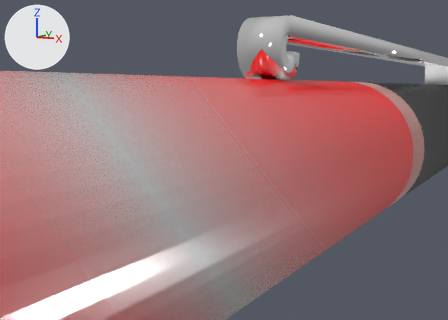
One commit to the Blender file Models/Pen.blend: the scene before it, then after it.
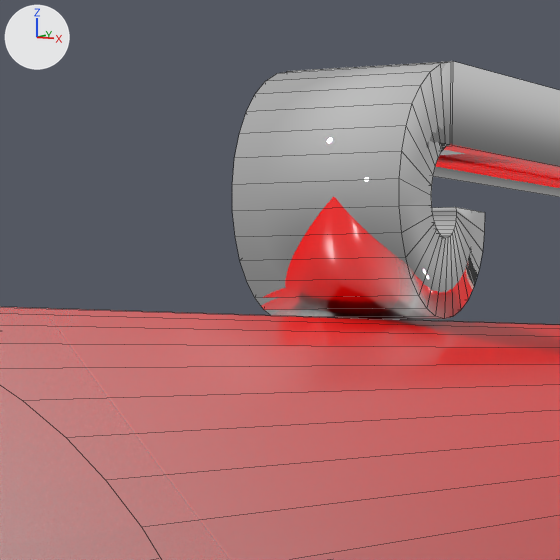
Each version appears first from a camera (50 mm lens) standing at (0.115, -0.4555, 0.8914) and looking at (-0.0147, -0.2137, 0.8598), and next in a close-up on the part from 40% to 71% of the width and 0% to 43% of the height. The lights are fixed; the arrows at upper left show +X, +Y and +Z. The close-ups show mesh edges as thin lines.

Names of what the first close-up shows: 'Clip', 'Clip Ring', 'Main Body'.
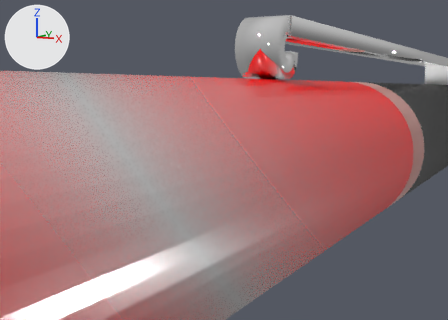
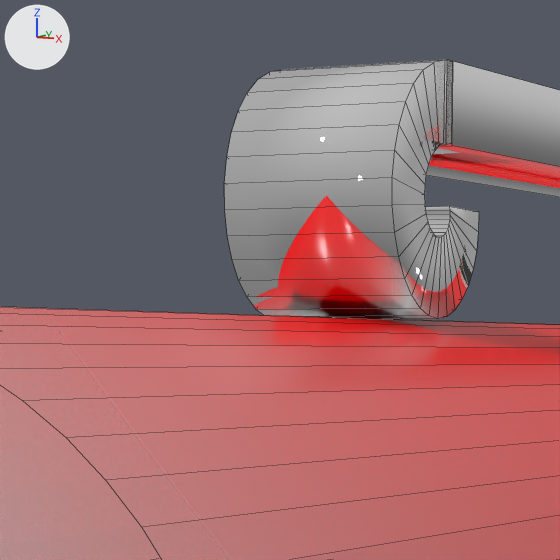
Location of each change, (x1, y1, x2, y2) in pixels of the close-ups (560 x 560 px):
```json
{"object": "Clip Ring", "change": "moved", "before": [232, 62, 485, 319], "after": [224, 61, 479, 319]}
{"object": "Clip.001", "change": "added", "after": [281, 60, 453, 145]}
```

Edits to the scene script, one JSON object a line:
```json
{"op": "add", "block": "me_cube_000", "code": ["me_cube_000 = bpy.data.meshes.new('Cube.000')", "me_cube_000.from_pydata([(-0.01, 0.344, -0.004), (-0.01, 0.344, 0.004), (-0.01, -0.21, -0.005), (-0.01, -0.21, 0.004), (0.01, 0.344, -0.004), (0.01, 0.344, 0.004), (0.01, -0.21, -0.005), (0.01, -0.21, 0.004)], [], [(0, 1, 3, 2), (6, 7, 5, 4), (4, 5, 1, 0), (2, 6, 4, 0), (7, 3, 1, 5), (2, 3, 7, 6)])", "me_cube_000.polygons.foreach_set('use_smooth', [True] * 6)", "me_cube_000.materials.append(mat_holder_material)"]}
{"op": "set", "path": "ob_clip_ring.location", "old": "(-0.0001, -0.2009, 0.9057)", "new": "(-0.0001, -0.2028, 0.9057)"}
{"op": "add", "block": "ob_clip_001", "code": ["ob_clip_001 = bpy.data.objects.new('Clip.001', me_cube_000)", "ob_clip_001.location = (-0.0001, -0.1979, 0.9188)", "ob_clip_001.scale = (1.0, 0.00303, 1.0)"]}
```
